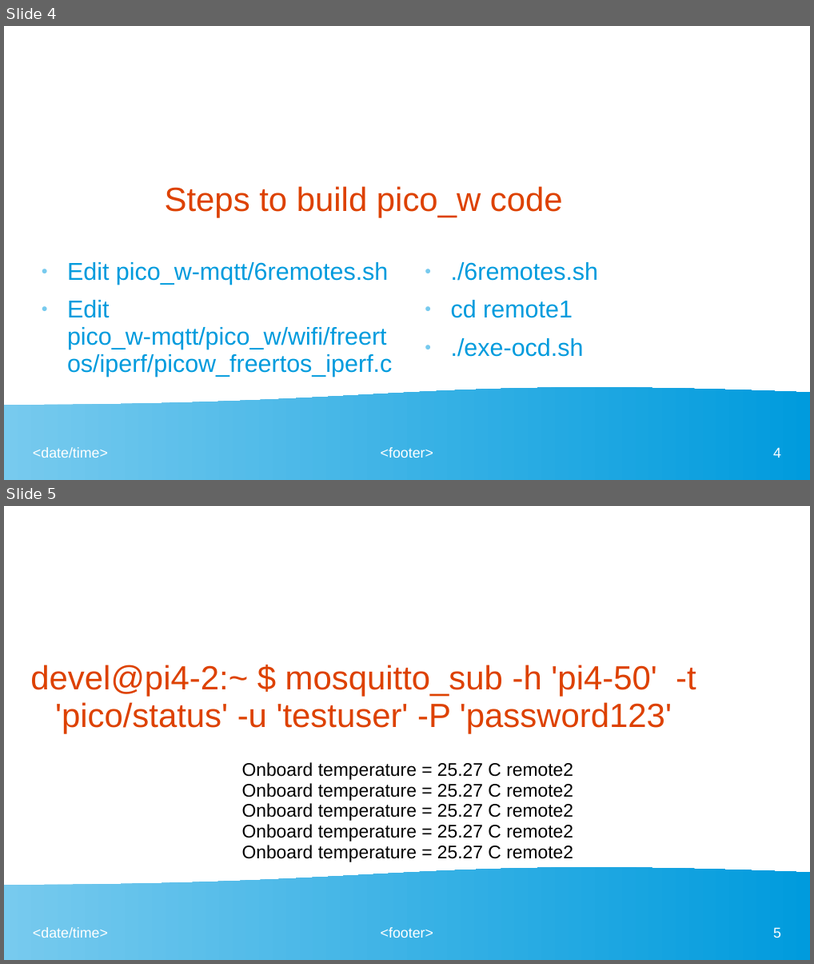
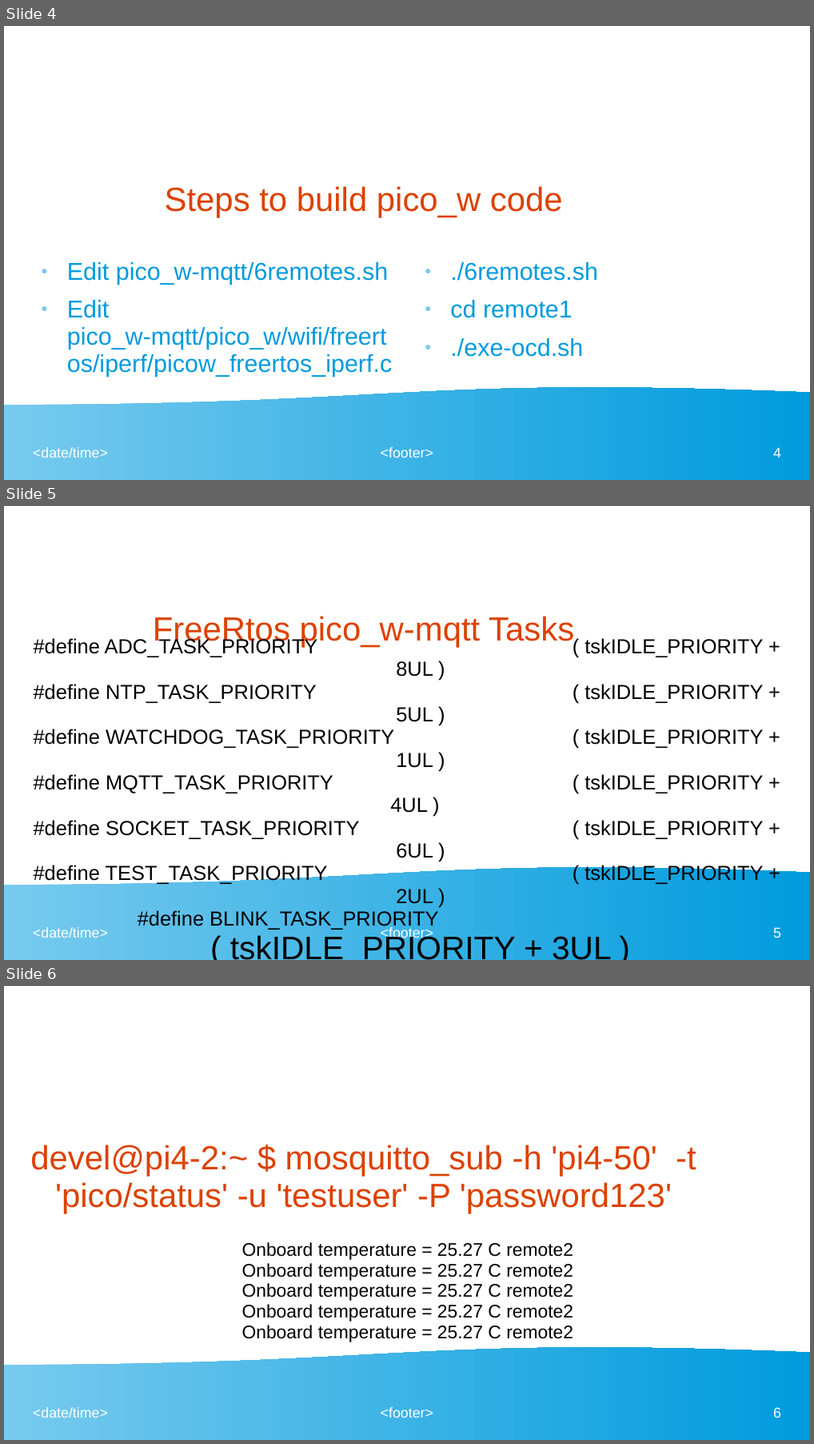
Before and after one commit to develone/my-projects-docs, a slide deck: mqtt/broker.ppt. Shown one above the other, each under a label of ours: slides 4 and 5 before the commit, slides 4, 5 and 6 after it. The pictures are 814x964 and 814x1444 pixels, drawn with LibreOffice and Linux fonts; fonts in the diff are those of the drawing. Boxes give left, top, right and bottom in pixels: in the first picture for what was removed or moved away, otherwise in the second. Text is boxed around its words. In the diff, an @@ line names an element or a change of style, - is before the commit and + after.

Commit message:
adding freertos tasks

```diff
--- a/mqtt/broker.ppt
+++ b/mqtt/broker.ppt
@@ slide 5 added at <box>4,506,810,960</box>, background #FFFFFF; not listed: 4 template elements that a slide beside it also shows @@
@@ title added at <box>153,616,574,648</box>, 33 pt, text #DD4100 @@
+FreeRtos pico_w-mqtt Tasks
@@ text added at <box>34,636,763,960</box>, 20 pt, text #000000 @@
+#define ADC_TASK_PRIORITY ( tskIDLE_PRIORITY + 8UL )
+#define NTP_TASK_PRIORITY ( tskIDLE_PRIORITY + 5UL )
+#define WATCHDOG_TASK_PRIORITY ( tskIDLE_PRIORITY + 1UL )
+#define MQTT_TASK_PRIORITY ( tskIDLE_PRIORITY + 4UL )
+#define SOCKET_TASK_PRIORITY ( tskIDLE_PRIORITY + 6UL )
+#define TEST_TASK_PRIORITY ( tskIDLE_PRIORITY + 2UL )
+#define BLINK_TASK_PRIORITY ( tskIDLE_PRIORITY + 3UL )
@@ what was slide 5 is now slide 6 @@
@@ page number at <box>774,1407,782,1417</box>: text changed @@
-5
+6
```
Also in this commit, not shown: 1 slide changed, 2 other files.
